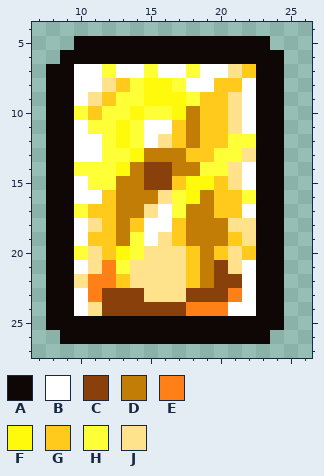
A pixel-art sprite gets an edit: resources/gfx/items/collectibles/tb_golden_prayer_card.png. The picture above was drawn from the file before the commit.
The file is 32x32 pixels. Shown: x 7..26, y 4..27.
Palette (. is transparent): A #0f0706  B #ffffff  C #8a400b  D #c27d06  E #ff8016  F #fffa0c  G #ffca1c  H #ffff38  J #ffe28b
Now the later version:
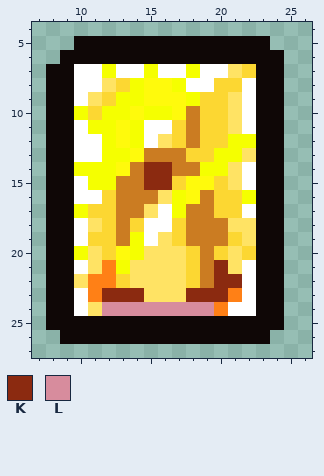
Colours new in this view: K #8b2a10  L #d78c9d
Edits made:
@@ palette @@
-D #c27d06
+D #cb7c22
-G #ffca1c
+G #fcd732
-H #ffff38
+H #f5ff00
-J #ffe28b
+J #ffe364
@@ x 13..18 @@
 13 HFDDDG
-14 FDCCDD
-15 DDCCGF
+14 FDKKDD
+15 DDKKGF
 16 DDDJHF
@@ x 10..23 @@
 20 HJGFHJJJGDGJGA
-21 BJEHJJJJGDCJBA
-22 JEEGJJJJGDCCBA
-23 BECCCJJJCCCEBA
-24 BJCCCCCCEEEBBA
+21 BJEHJJJJGDKJBA
+22 JEEGJJJJGDKKBA
+23 BEKKKJJJKKKEBA
+24 BJLLLLLLLLEBBA
 25 AAAAAAAAAAAAAA
